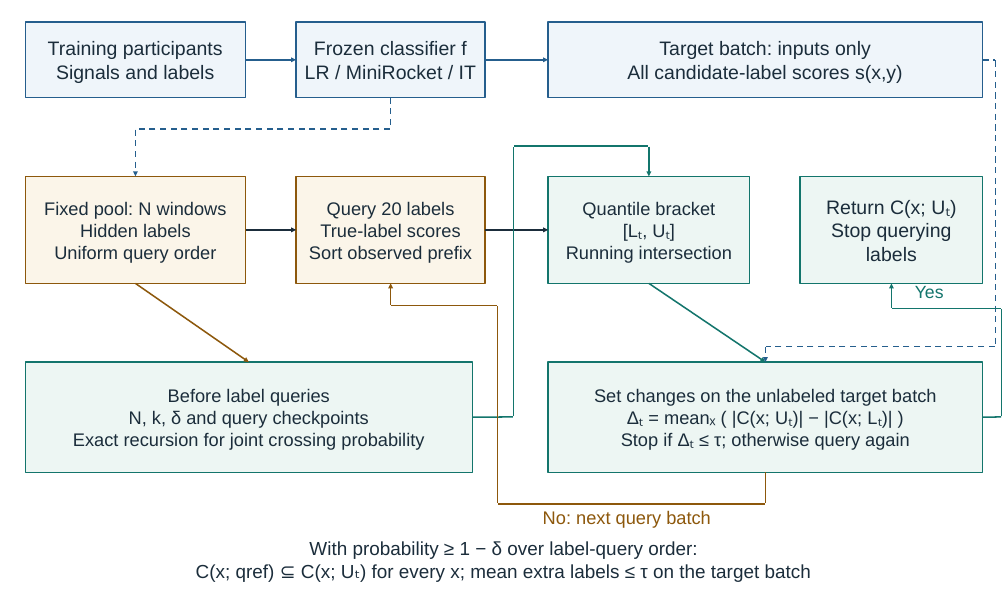
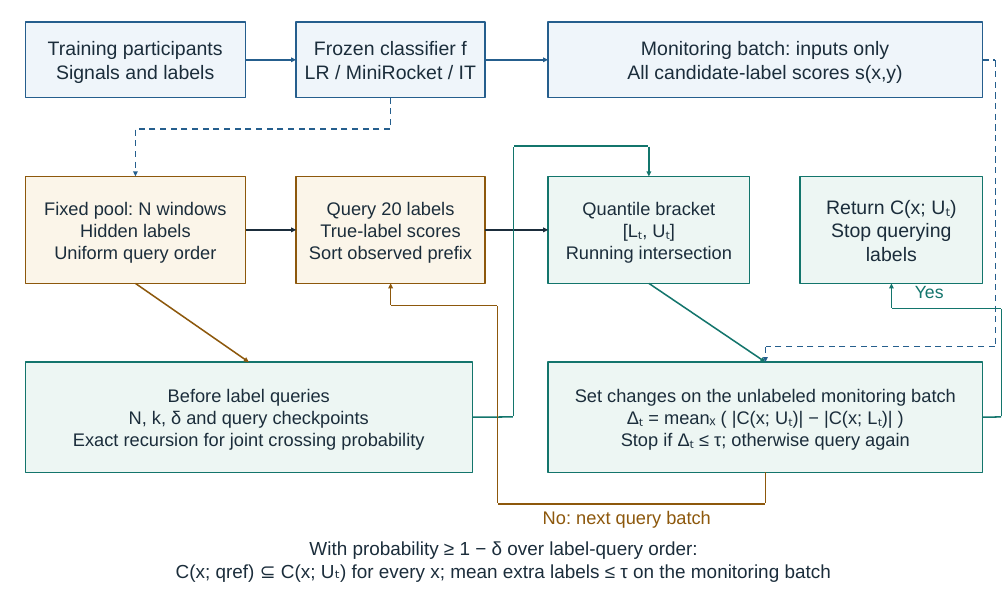
Before and after one commit to Cyrano666/har-calibration-diversity, a slide deck: slide 1 of figures/Fig1_editable.pptx. Drawn at 1008x592 pixels with LibreOffice and Linux fonts; fonts in the diff are those of the drawing. Boxes give left, top, right and bottom in pixels: in the first picture for what was removed or moved away, otherwise in the second. Text is boxed around its words. In the diff, an @@ line names an element or a change of style, - is before the commit and + after.

```diff
--- a/figures/Fig1_editable.pptx
+++ b/figures/Fig1_editable.pptx
@@ text in rectangle at (641,41,889,59): text changed @@
-Target batch: inputs only
+Monitoring batch: inputs only
@@ text in rectangle at (575,388,956,406): text changed @@
-Set changes on the unlabeled target batch
+Set changes on the unlabeled monitoring batch
@@ text at (176,564,831,582): text changed @@
-C(x; qref) ⊆ C(x; Uₜ) for every x; mean extra labels ≤ τ on the target batch
+C(x; qref) ⊆ C(x; Uₜ) for every x; mean extra labels ≤ τ on the monitoring batch
```
Also in this commit, not shown: 33 other files.
